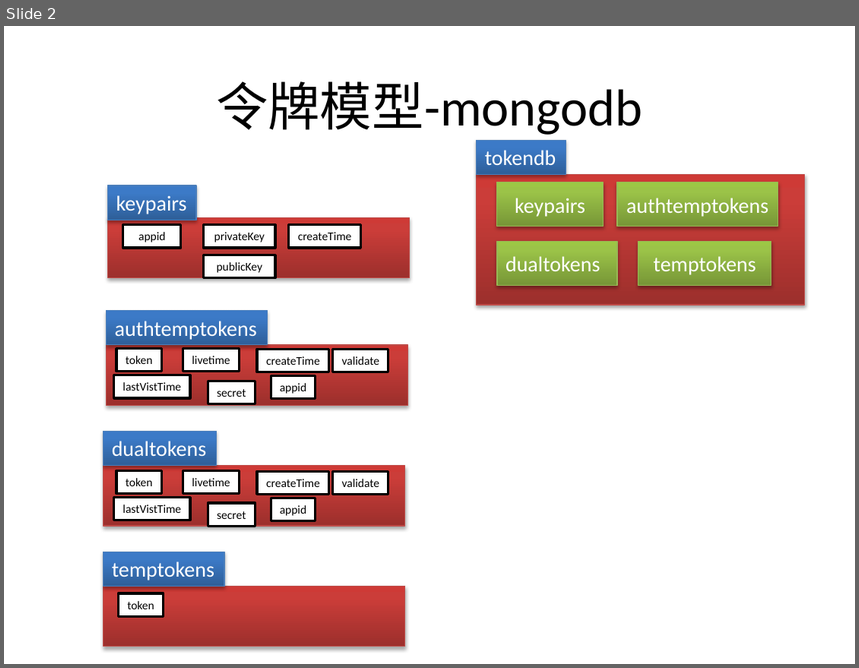
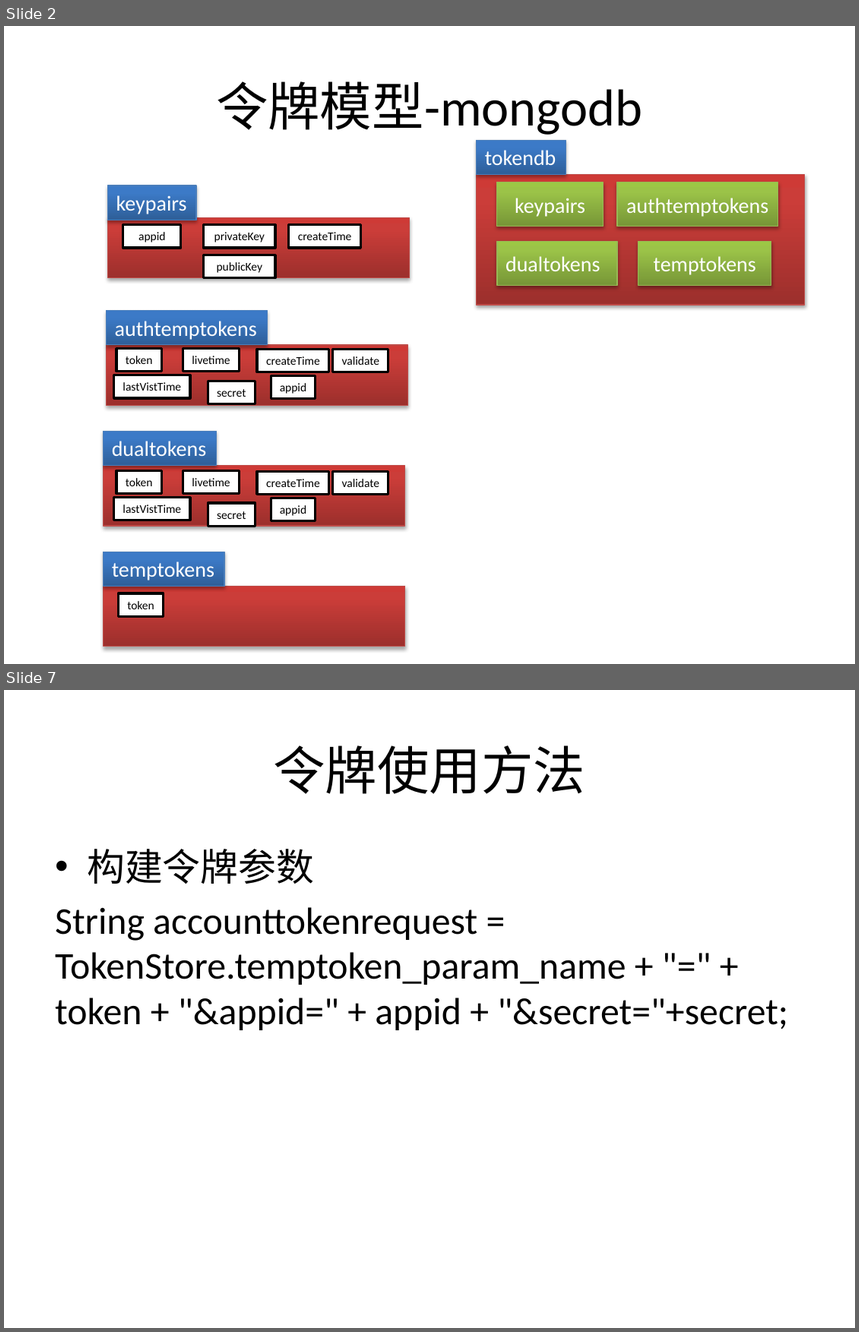
Before and after one commit to bbossgroups/bboss, a slide deck: 文档/令牌管理.pptx. Shown one above the other, each under a label of ours: slide 2 before the commit, slides 2 and 7 after it; the slides between them are not shown. The pictures are 859x668 and 859x1332 pixels, drawn with LibreOffice and Linux fonts; fonts in the diff are those of the drawing. Boxes give left, top, right and bottom in pixels: in the first picture for what was removed or moved away, otherwise in the second. Text is boxed around its words. In the diff, an @@ line names an element or a change of style, - is before the commit and + after.

Commit message:
完善令牌

```diff
--- a/文档/令牌管理.pptx
+++ b/文档/令牌管理.pptx
@@ slide 7 added at box(4, 690, 855, 1328), background #FFFFFF @@
@@ title added at box(273, 745, 585, 794), 44 pt, text #000000 @@
+令牌使用方法
@@ text added at box(55, 849, 788, 1030), 32 pt, text #000000 @@
+• 构建令牌参数
+String accounttokenrequest = TokenStore.temptoken_param_name + "=" + token + "&appid=" + appid + "&secret="+secret;
```
Also in this commit, not shown: 8 other slides added, 10 other files.
